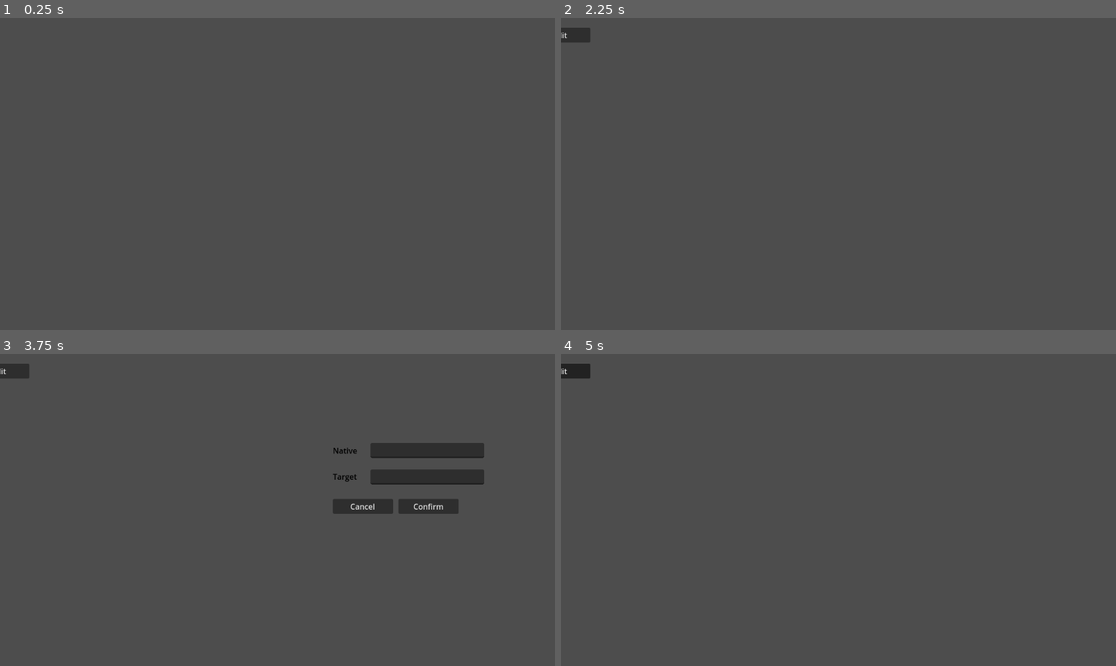
Above: before the commit, frames 1-4 (two rows, left to right).
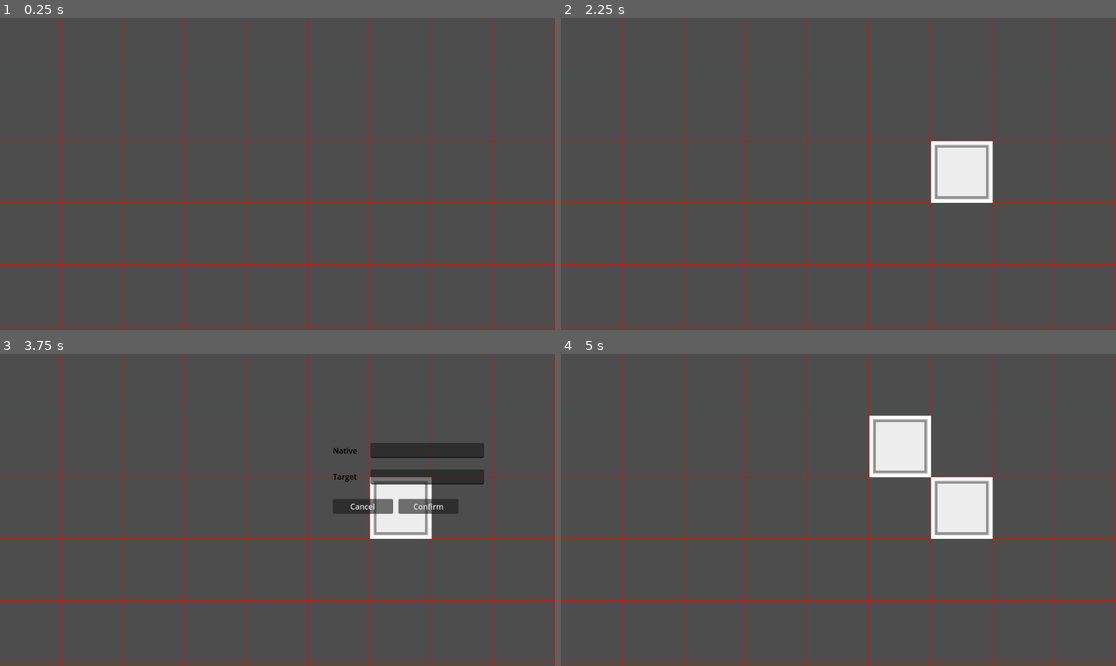
Above: after the commit, the same moments.

Repository: koljapluemer/vocab-city
Game: Godot game, scene res://scenes/main.tscn
The game is run twice, just before and just after one commit, with the same random seed, the same clock (stepped at 60 frames per second) and the same inputs.
Inputs (mouse positions are in pixels of both pictures, inside the frame that each line leads up to):
- Up to frame 1 (0.25 s): no input
- Up to frame 2 (2.25 s): tap Enter at 0.5 s; move the mouse to (960, 158) at 0.52 s; right-click (960, 158) at 0.6 s; click (960, 158) at 0.67 s; click (1054, 167) at 1.27 s; type "12" at 1.35 s; click (1054, 195) at 1.5 s; type "12" at 1.58 s; click "Confirm" at 2 s
- Up to frame 3 (3.75 s): tap Space at 2.75 s; drag from (166, 525) to (249, 572) at 2.77 s; tap Enter at 3.5 s; move the mouse to (333, 441) at 3.52 s; right-click (333, 441) at 3.6 s; click (333, 441) at 3.67 s
- Up to frame 4 (5 s): click "Confirm" at 4.25 s

The runs differ from the first frame. In frame 1, 2.6% of the frame differs, in the area x 0-100%, y 0-100%; in frame 2, 4.9%; in frame 3, 4.8%; in frame 4, 7.1%.

Commit message:
allow visibly adding tiles again

Diff:
--- a/scenes/grid.gd
+++ b/scenes/grid.gd
@@ -4,6 +4,7 @@
 var prefabVocabUI = load("res://scenes/prefabs/InterfaceVocab.tscn")
 var dialogPrefab = load("res://scenes/prefabs/NewWordDialog.tscn")
 var prefabTilePrompt = load("res://scenes/prefabs/TilePrompt.tscn")
+var prefabCell = load("res://scenes/prefabs/Cell.tscn")
 
 
 @export var width: int = 12
@@ -23,7 +24,7 @@
 func generate_grid():
 	for x in width:
 		for y in height:
-			grid[Vector2(x,y)] = null
+			grid[Vector2(x,y)] = {}
 			if show_debug:
 				var rect = ReferenceRect.new()
 				rect.position = grid_to_world(Vector2(x, y))
@@ -37,14 +38,35 @@
 func world_to_grid(_pos: Vector2) -> Vector2:
 	return floor(_pos / cell_size)
 
-func get_cell_content(_pos: Vector2):
+func get_cell_state(_pos: Vector2):
 	if grid.has(_pos):
-		if grid[_pos].has("contents"):
+		if grid[_pos].has("state"):
 			return grid[_pos].contents
 	return null
 
 func is_cell_free(_pos: Vector2):
-	return get_cell_content(_pos) == null || get_cell_content(_pos) == "empty"
+	return get_cell_state(_pos) == null || get_cell_state(_pos) == "empty"
+
+func edit_cell(pos, new_state, objects_to_add):
+	if !grid.has(pos):
+		grid[pos] = {}
+	grid[pos]["state"] = new_state
+	grid[pos]["objects"] = objects_to_add
+	set_cell_background(pos)
+
+
+func set_cell_background(pos):
+	if !grid.has(pos):
+		return
+	if !grid[pos].has("bg_obj"):
+		print("setting cell bg for", pos)
+		var cell_node = prefabCell.instantiate()
+		var map_pos = world_to_grid(pos)
+		var cell_pos = grid_to_world(map_pos)
+		print("cell pos:", cell_pos)
+		cell_node.set_position(cell_pos)
+		grid[pos]["bg_obj"] = cell_node
+		add_child(cell_node)
 
 # Main Loop
 
@@ -90,21 +112,18 @@
 
 func add_vocab_node(native_word, target_word, x, y):
 	var pos = Vector2(x, y)
+	var gridPos = grid_to_world(pos)
 	# skip if tile is already occupied
 	if !is_cell_free(Vector2(x, y)):
 		print("location occupied")
 		return
 
 	var ui_obj = prefabVocabUI.instantiate()
-	var textPos = world_to_grid(pos)
+	var textPos = grid_to_world(gridPos)
 	ui_obj.set_position(Vector2(textPos.x - 64, textPos.y - 100))
 	print("ui", ui_obj.name)
 	ui_obj.get_node("LabelTarget").text = target_word
 	ui_obj.get_node("LabelNative").text = native_word
 	add_child(ui_obj)
 
-	var vocab = Vocab.new(native_word, target_word, x, y, ui_obj)
-
-	# set_cell(0, Vector2(x, y), 0, Vector2(0,0))
-
-	# mark_neighbor_tiles(Vector2(x, y))
+	edit_cell(gridPos, "vocab", [ui_obj])
--- a/scenes/main.gd
+++ b/scenes/main.gd
@@ -1,8 +1,10 @@
 extends Node2D
 
-var grid
+
+
+
+@onready var grid = $grid
 
 # Called when the node enters the scene tree for the first time.
 func _ready():
-	grid = MapGrid.new()
 	grid.generate_grid()
--- a/scenes/map.gd
+++ b/scenes/map.gd
@@ -3,6 +3,7 @@
 var prefabVocabUI = load("res://scenes/prefabs/InterfaceVocab.tscn")
 var dialogPrefab = load("res://scenes/prefabs/NewWordDialog.tscn")
 var prefabTilePrompt = load("res://scenes/prefabs/TilePrompt.tscn")
+var prefabCell = load("res://scenes/prefabs/Cell.tscn")
 var vocabs = []
 var marks = []
 
--- /dev/null
+++ b/scenes/prefabs/Cell.tscn
@@ -0,0 +1,8 @@
+[gd_scene load_steps=2 format=3 uid="uid://c7sb4lswba0gd"]
+
+[ext_resource type="Texture2D" uid="uid://c7i5n5e3sl1fe" path="res://assets/big_tile.png" id="1_glsxg"]
+
+[node name="Cell" type="Sprite2D"]
+scale = Vector2(0.5, 0.5)
+texture = ExtResource("1_glsxg")
+centered = false
